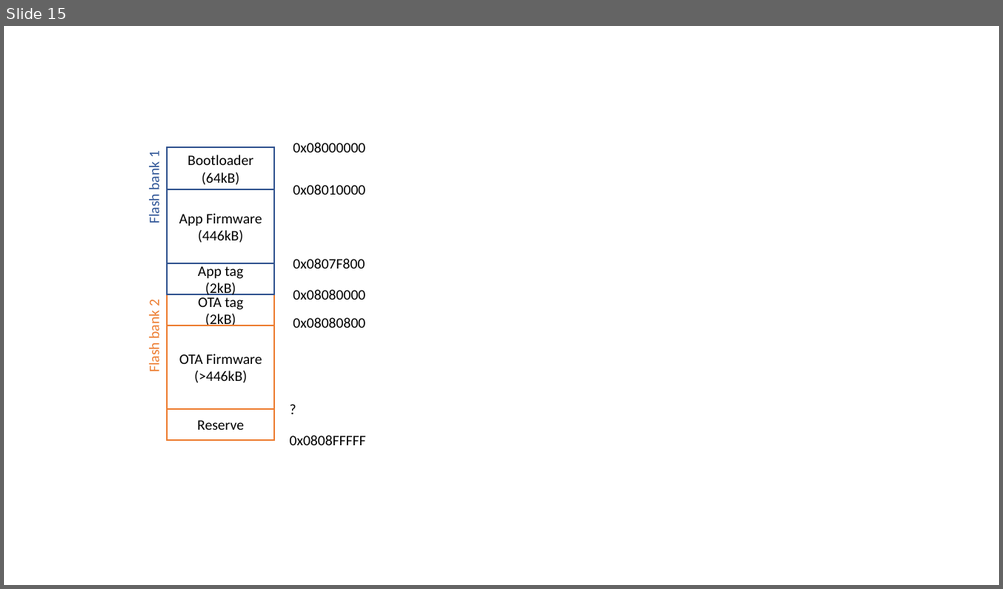
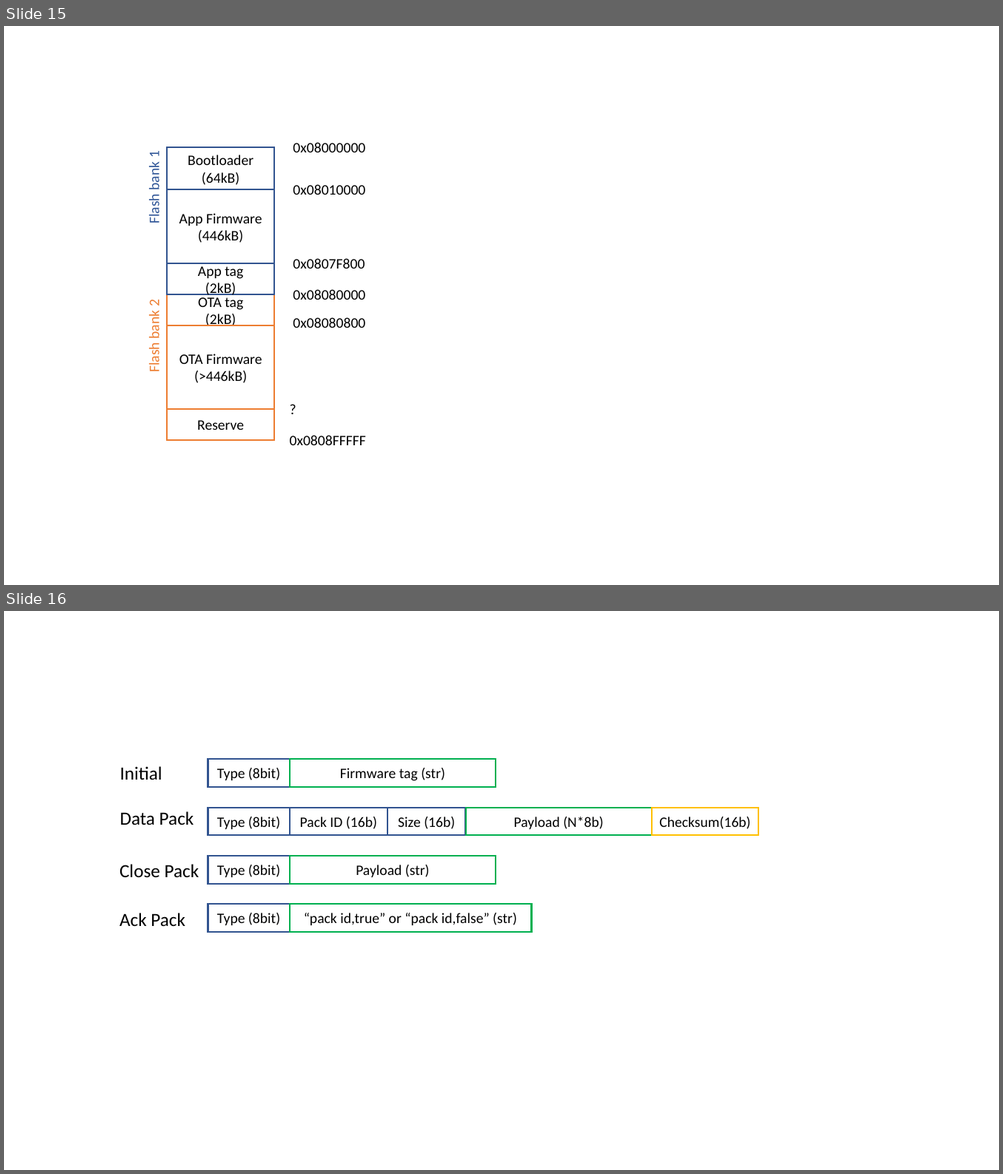
Before and after one commit to majianjia/QingStation, a slide deck: doc/figures/digrams.pptx. Shown one above the other, each under a label of ours: slide 15 before the commit, slides 15 and 16 after it. The pictures are 1003x589 and 1003x1174 pixels, drawn with LibreOffice and Linux fonts; fonts in the diff are those of the drawing. Boxes give left, top, right and bottom in pixels: in the first picture for what was removed or moved away, otherwise in the second. Text is boxed around its words. In the diff, an @@ line names an element or a change of style, - is before the commit and + after.

```diff
--- a/doc/figures/digrams.pptx
+++ b/doc/figures/digrams.pptx
@@ slide 16 added at [4,611,999,1170], background #FFFFFF @@
@@ rectangle added at [208,759,289,786], outline #325491 1.5 pt, 14 pt, text #000000 @@
+Type (8bit)
@@ rectangle added at [290,759,495,786], outline #00B050 1.5 pt, 14 pt, text #000000 @@
+Firmware tag (str)
@@ text added at [120,766,162,780], 18 pt, text #000000 @@
+Initial
@@ rectangle added at [208,808,289,835], outline #325491 1.5 pt, 14 pt, text #000000 @@
+Type (8bit)
@@ rectangle added at [290,808,387,835], outline #325491 1.5 pt, 14 pt, text #000000 @@
+Pack ID (16b)
@@ rectangle added at [387,808,466,835], outline #325491 1.5 pt, 14 pt, text #000000 @@
+Size (16b)
@@ rectangle added at [466,808,652,835], outline #00B050 1.5 pt, 14 pt, text #000000 @@
+Payload (N*8b)
@@ rectangle added at [652,808,758,835], outline #FFC000 1.5 pt, 14 pt, text #000000 @@
+Checksum(16b)
@@ text added at [120,812,194,826], 18 pt, text #000000 @@
+Data Pack
@@ text added at [119,864,199,878], 18 pt, text #000000 @@
+Close Pack
@@ rectangle added at [208,856,289,883], outline #325491 1.5 pt, 14 pt, text #000000 @@
+Type (8bit)
@@ rectangle added at [290,856,495,883], outline #00B050 1.5 pt, 14 pt, text #000000 @@
+Payload (str)
@@ text added at [119,913,185,926], 18 pt, text #000000 @@
+Ack Pack
@@ rectangle added at [208,904,289,932], outline #325491 1.5 pt, 14 pt, text #000000 @@
+Type (8bit)
@@ rectangle added at [290,904,532,932], outline #00B050 1.5 pt, 14 pt, text #000000 @@
+“pack id,true” or “pack id,false” (str)
```
Also in this commit, not shown: 7 other files.
